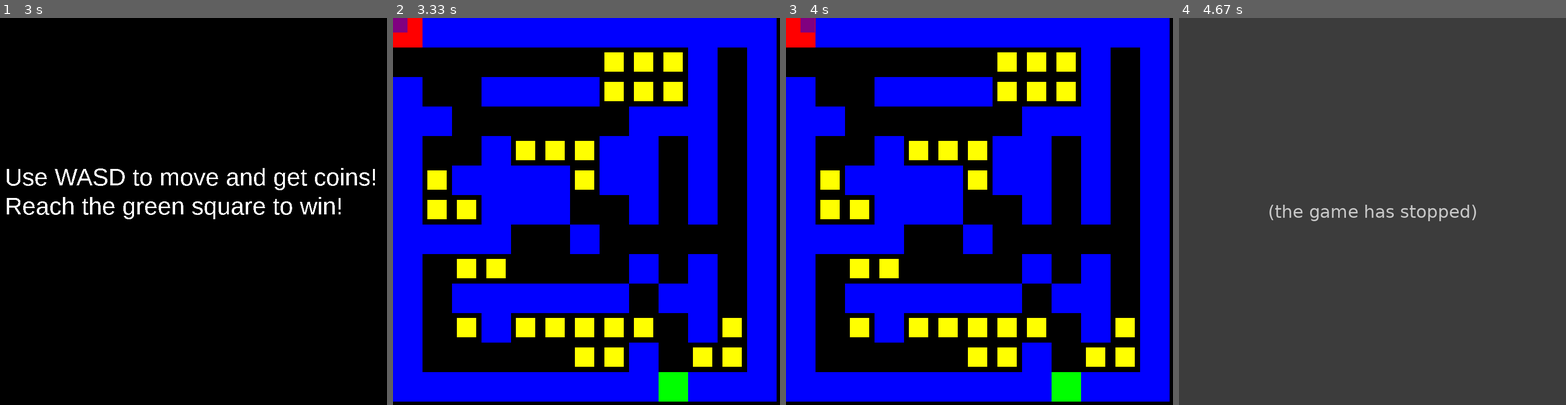
Above: before the commit, frames 1-4 (left to right).
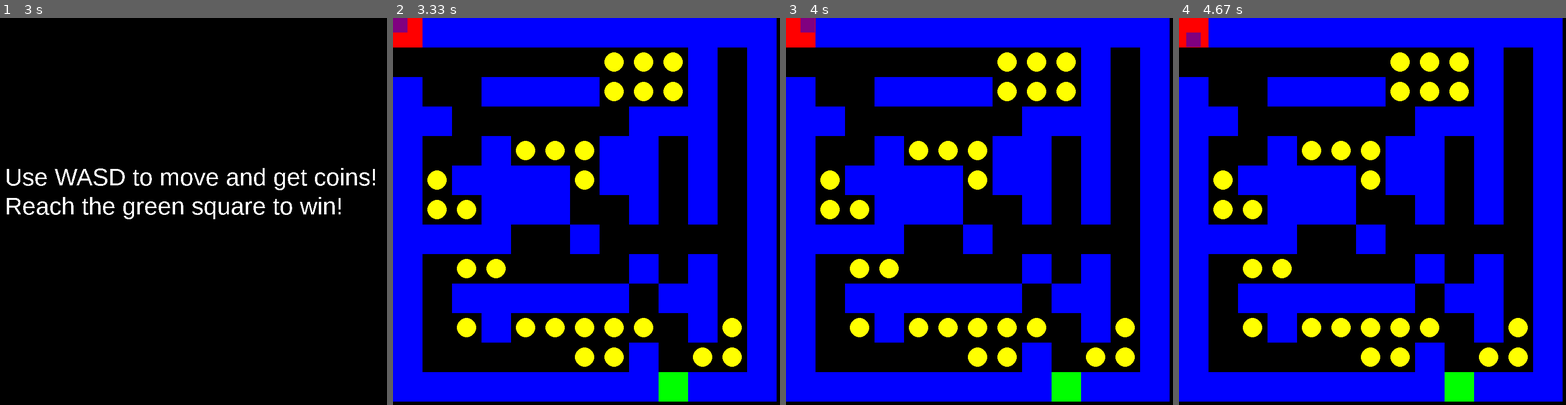
Above: after the commit, the same moments.

Repository: nathanchen0/CIF_Junior_Nathan
Game: pygame game, started from week12/maze.py
Two runs of this game, one before a commit and one after it. Both use one fixed random seed, a clock stepped at 60 frames per second and the inputs below.
Inputs:
- Up to frame 1 (3 s): no input
- Up to frame 2 (3.33 s): no input
- Up to frame 3 (4 s): hold W 3.4-3.87 s; hold D from 3.9 s (still down)
- Up to frame 4 (4.67 s): release D at 4.53 s; hold S from 4.57 s (still down)

Frame 1 is identical in both runs. In frame 2, 1.5% of the frame differs, in the area x 8-91%, y 8-91%; in frame 3, 1.5%; in frame 4, 100%, in the area x 0-100%, y 0-100%.
Before the commit the program exited at 4 s; later frames show no game.

Commit message:
Change coin position
Updated coin rendering to use a circle instead of a rectangle and modified player collision behavior to prevent death.

Diff:
--- a/week12/maze.py
+++ b/week12/maze.py
@@ -1,3 +1,4 @@
+#no death version of maze game
 import pygame
 import random
 pygame.init()
@@ -144,7 +145,7 @@
                 pygame.draw.rect(screen, red, (col * tilesize, row * tilesize, tilesize, tilesize))
             elif tile == 4: #coin
                 #have the coin centered in the tile
-                pygame.draw.rect(screen, yellow, (col * tilesize + (tilesize - coinsize) // 2, row * tilesize + (tilesize - coinsize) // 2, coinsize, coinsize))
+                pygame.draw.circle(screen, yellow, (col * tilesize + (30), row * tilesize + (30)), coinsize // 2)
                 global coin_pos
                 coin_pos = pygame.Rect(col * tilesize + (tilesize - coinsize) // 2, row * tilesize + (tilesize - coinsize) // 2, coinsize, coinsize)
                 #remeber this position for coin detection
@@ -198,10 +199,11 @@
     pygame.draw.rect(screen, box_colour, rect1)
     #display elapsed time once per second
     runtime = pygame.time.get_ticks() // 1000 - 3
-    #make it so the player cannot go through walls
+    #make it so the player cannot go through walls but does not die
     for wall in mazeboxlist:
         if rect1.colliderect(pygame.Rect(wall[0] * tilesize, wall[1] * tilesize, tilesize, tilesize)):
-            playing = False
+            box_x = 0
+            box_y = 0
     #check for collecting coins and make them disappear and add to collected count
     for coin in coinlist:
         if rect1.colliderect(coin):
